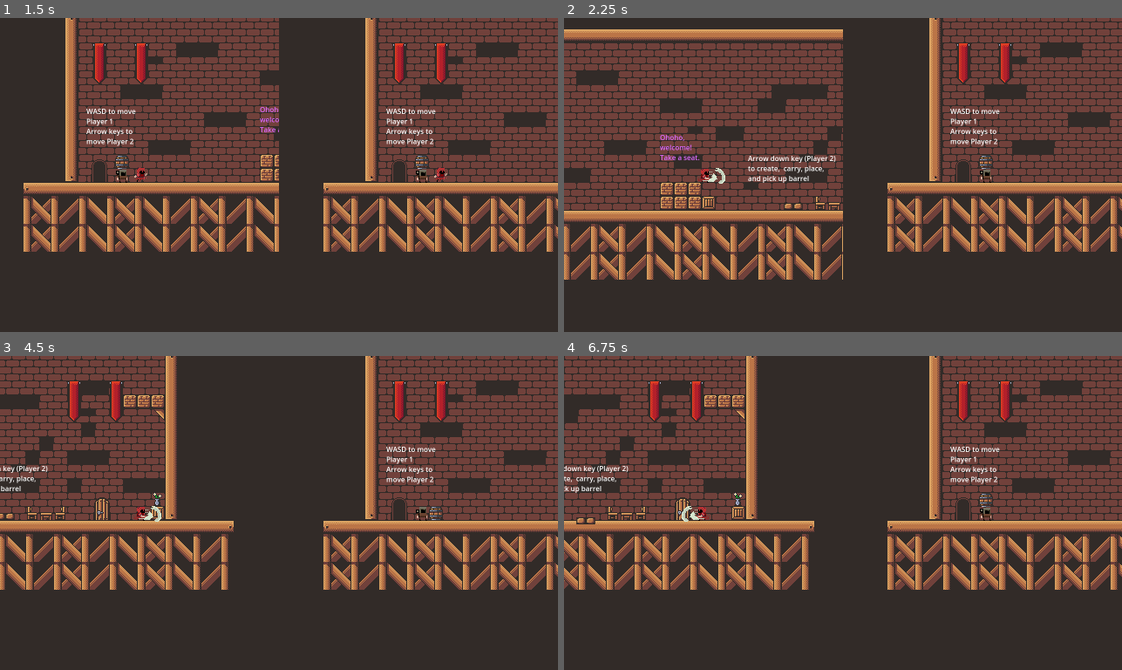
Above: before the commit, frames 1-4 (two rows, left to right).
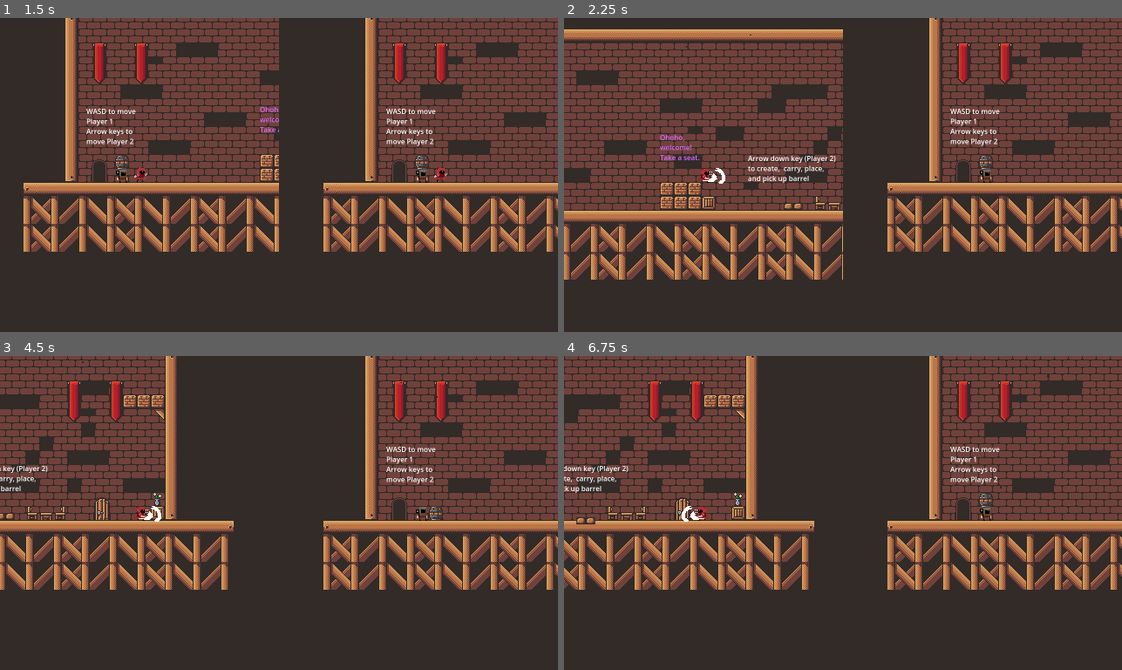
Above: after the commit, the same moments.

Repository: Darr3n2GG/Puzzle-Knights-2P-
Game: Godot game, scene res://Scenes/Main Menu/main_menu.tscn
The game is run twice, just before and just after one commit, with the same random seed, the same clock (stepped at 60 frames per second) and the same inputs. Sound files missing from this copy of the repository are replaced by a short silence.
Inputs:
- Up to frame 1 (1.5 s): click "Start Game" at 0.5 s; tap Enter at 1.25 s; hold D (1Right) from 1.28 s (still down); tap Down (2PlaceOrCarry) at 1.35 s
- Up to frame 2 (2.25 s): keep holding D (1Right); tap W (1Up) at 1.52 s; tap C (1Attack) at 2.1 s
- Up to frame 3 (4.5 s): tap W (1Up) at 2.27, 3.77 s; tap Down (2PlaceOrCarry) at 2.3, 2.85, 3.6 s; release D (1Right) at 2.78 s; hold A (1Left) 2.78-3.53 s; hold D (1Right) from 3.53 s (still down); tap C (1Attack) at 4.35 s
- Up to frame 4 (6.75 s): tap W (1Up) at 4.52, 5.27 s; tap Down (2PlaceOrCarry) at 4.55, 5.1, 5.85 s; release D (1Right) at 5.03 s; hold A (1Left) 5.03-5.78 s; hold D (1Right) 5.78-6.53 s; hold A (1Left) from 6.53 s (still down); tap C (1Attack) at 6.6 s

Frame 1 is identical in both runs. In frame 2, less than 0.1% of the frame differs, in the area x 21-34%, y 5-53%; in frame 3, less than 0.1%; in frame 4, less than 0.1%, in the area x 0-96%, y 0-53%.
Error in both runs: Cannot call method 'get_child' on a null value. (res://Resources/Global.gd:15)

Commit message:
ver 0.41
-added atmospheric FX
-added random music with music transitioning
-added text glow effect on slash
-added new ambience
-fixed issue where terrain detector for p2 would block picking up barrel

Diff:
--- a/Characters/Players/Player 1/player_1.tscn
+++ b/Characters/Players/Player 1/player_1.tscn
@@ -306,6 +306,7 @@
 
 [node name="Slash" type="AnimatedSprite2D" parent="."]
 visible = false
+modulate = Color(2, 2, 2, 1)
 position = Vector2(24, 0.5)
 sprite_frames = SubResource("SpriteFrames_ejgq3")
 animation = &"slash"
--- a/Characters/Players/Player 2/P2Place_Block.gd
+++ b/Characters/Players/Player 2/P2Place_Block.gd
@@ -23,13 +23,14 @@
 	if Input.is_action_just_pressed("2PlaceOrCarry"):
 		if block_in_scene == false:
 			Create_Block()
-		elif not $"../TerrainDetector".has_overlapping_bodies():
+		else:
 			match p2_states:
 				states.placed:
-					dist = p2.global_position.distance_to(placed_block.global_position)
-					if dist < 100:
-						Carry_Block()
-						p2_states = states.carry
+					if not $"../TerrainDetector".has_overlapping_bodies():
+						dist = p2.global_position.distance_to(placed_block.global_position)
+						if dist < 100:
+							Carry_Block()
+							p2_states = states.carry
 				states.carry:
 					Place_Block()
 					p2_states = states.placed
--- a/Puzzle Components/Door/door.gd
+++ b/Puzzle Components/Door/door.gd
@@ -9,6 +9,7 @@
 func _ready() -> void:
 	if not killable:
 		$AnimatableBody2D/Hurtbox_Component.monitoring = false
+		$AnimatableBody2D/noDMG_collision.disabled = false
 
 func _on_recieve_input(is_activated : bool) -> void:
 	output_class.activated = is_activated
--- a/Puzzle Components/Door/door.tscn
+++ b/Puzzle Components/Door/door.tscn
@@ -1,12 +1,15 @@
-[gd_scene load_steps=5 format=3 uid="uid://drnol0vfgck83"]
+[gd_scene load_steps=6 format=3 uid="uid://drnol0vfgck83"]
 
 [ext_resource type="Script" path="res://Puzzle Components/Door/door.gd" id="1_3x404"]
 [ext_resource type="PackedScene" uid="uid://c8f6t6wa8tuwh" path="res://Resources/Component/Hurtbox_Component.tscn" id="2_2kql4"]
 
 [sub_resource type="PhysicsMaterial" id="PhysicsMaterial_7thy5"]
 
+[sub_resource type="RectangleShape2D" id="RectangleShape2D_h5rtk"]
+size = Vector2(402.574, 34.877)
+
 [sub_resource type="RectangleShape2D" id="RectangleShape2D_6v6t1"]
-size = Vector2(359.338, 34.1086)
+size = Vector2(385.956, 34.1086)
 
 [node name="Door" type="Node2D"]
 scale = Vector2(0.0751381, 1.58318)
@@ -20,6 +23,12 @@
 [node name="CollisionPolygon2D" type="CollisionPolygon2D" parent="AnimatableBody2D"]
 polygon = PackedVector2Array(-292.794, 33.4769, -186.324, 33.4769, -186.324, -0.63164, 186.324, -0.63164, 186.324, 33.4769, 292.794, 33.4769, 292.794, -34.1086, -292.794, -34.1086)
 
+[node name="noDMG_collision" type="CollisionShape2D" parent="AnimatableBody2D"]
+position = Vector2(0, 16.1068)
+scale = Vector2(1, 1)
+shape = SubResource("RectangleShape2D_h5rtk")
+disabled = true
+
 [node name="Shape2D" type="Polygon2D" parent="AnimatableBody2D"]
 scale = Vector2(16.875, 16.875)
 color = Color(0.12549, 0.0901961, 0.00392157, 1)
@@ -31,6 +40,7 @@
 damage = 100.0
 
 [node name="CollisionShape2D" type="CollisionShape2D" parent="AnimatableBody2D/Hurtbox_Component"]
-position = Vector2(0, 16.4226)
+position = Vector2(6.65443, 16.4226)
+scale = Vector2(1, 1)
 shape = SubResource("RectangleShape2D_6v6t1")
 debug_color = Color(0.929412, 0, 0.121569, 0.227451)
--- /dev/null
+++ b/Resources/atmospheric_fx.tscn
@@ -0,0 +1,18 @@
+[gd_scene load_steps=2 format=3 uid="uid://bd4om4ovgfifr"]
+
+[sub_resource type="ParticleProcessMaterial" id="ParticleProcessMaterial_5eq0d"]
+lifetime_randomness = 0.5
+emission_shape = 3
+emission_box_extents = Vector3(300, 1, 1)
+particle_flag_disable_z = true
+gravity = Vector3(0, 10, 0)
+orbit_velocity_min = 0.0
+orbit_velocity_max = 0.0
+scale_max = 3.0
+color = Color(0.196078, 0.168627, 0.156863, 1)
+
+[node name="Atmospheric_FX" type="GPUParticles2D"]
+position = Vector2(237, -201)
+amount = 20
+process_material = SubResource("ParticleProcessMaterial_5eq0d")
+lifetime = 10.0
--- a/Scenes/Ambience.gd
+++ b/Scenes/Ambience.gd
@@ -1,15 +1,16 @@
 extends AudioStreamPlayer
 class_name ambience
 
-var music : AudioStreamPlayer
 
 func _ready() -> void:
 	play_music()
 
 func play_music() -> void:
-	music = get_child(randi_range(0,3))
-	stream = music.stream
+	$music_transition.start()
+
+func _on_music_transition_timeout() -> void:
 	play()
+
 
 func _on_finished() -> void:
 	play_music()
--- a/Scenes/Levels/level_1.tscn
+++ b/Scenes/Levels/level_1.tscn
@@ -6,6 +6,7 @@
 [ext_resource type="PackedScene" uid="uid://bcqvvf88xlpis" path="res://Characters/Players/Player 2/player_2.tscn" id="4_cgyt7"]
 [ext_resource type="PackedScene" uid="uid://bghlqie32d02s" path="res://Puzzle Components/pressure plate/pressure_plate.tscn" id="6_3pbem"]
 [ext_resource type="PackedScene" uid="uid://dcuhx8lvw2h2c" path="res://Puzzle Components/Exit Door/Exit_Door.tscn" id="7_jj0dv"]
+[ext_resource type="PackedScene" uid="uid://bd4om4ovgfifr" path="res://Resources/atmospheric_fx.tscn" id="7_kvi1k"]
 
 [sub_resource type="RectangleShape2D" id="RectangleShape2D_etg0b"]
 size = Vector2(16, 192)
@@ -113,3 +114,5 @@
 offset_right = 444.0
 offset_bottom = -102.0
 text = "Ohoho, welcome! Take a seat."
+
+[node name="Atmospheric_FX" parent="." instance=ExtResource("7_kvi1k")]
--- a/Scenes/Levels/level_2.tscn
+++ b/Scenes/Levels/level_2.tscn
@@ -8,6 +8,7 @@
 [ext_resource type="PackedScene" uid="uid://bghlqie32d02s" path="res://Puzzle Components/pressure plate/pressure_plate.tscn" id="5_orrw6"]
 [ext_resource type="PackedScene" uid="uid://dcuhx8lvw2h2c" path="res://Puzzle Components/Exit Door/Exit_Door.tscn" id="6_v3c68"]
 [ext_resource type="PackedScene" uid="uid://drnol0vfgck83" path="res://Puzzle Components/Door/door.tscn" id="7_0y2p1"]
+[ext_resource type="PackedScene" uid="uid://bd4om4ovgfifr" path="res://Resources/atmospheric_fx.tscn" id="9_tsu1c"]
 
 [sub_resource type="TileMapPattern" id="TileMapPattern_ifvb1"]
 tile_data = PackedInt32Array(0, 1, 5, 65536, 1, 6, 1, 65537, 5, 65537, 65537, 6, 2, 131073, 5, 65538, 131073, 6, 3, 196609, 5, 65539, 196609, 6, 4, 262145, 5, 65540, 262145, 6, 5, 327681, 5, 65541, 327681, 6, 6, 393217, 5, 65542, 393217, 6)
@@ -459,3 +460,6 @@
 offset_right = 280.0
 offset_bottom = -68.0
 text = "No? That's a shame."
+
+[node name="Atmospheric_FX" parent="." instance=ExtResource("9_tsu1c")]
+position = Vector2(237, -232)
--- a/Scenes/Levels/level_3.tscn
+++ b/Scenes/Levels/level_3.tscn
@@ -11,6 +11,7 @@
 [ext_resource type="PackedScene" uid="uid://djo7kll4eugwk" path="res://Creature/Barrel/Dummy.tscn" id="8_okv1c"]
 [ext_resource type="Script" path="res://Creature/Barrel/DummyE.gd" id="10_g2ssb"]
 [ext_resource type="PackedScene" uid="uid://n5ussthq3va2" path="res://Creature/Golem/Golem2.tscn" id="11_gof8c"]
+[ext_resource type="PackedScene" uid="uid://bd4om4ovgfifr" path="res://Resources/atmospheric_fx.tscn" id="12_ya1v4"]
 
 [sub_resource type="TileMapPattern" id="TileMapPattern_ifvb1"]
 tile_data = PackedInt32Array(0, 1, 5, 65536, 1, 6, 1, 65537, 5, 65537, 65537, 6, 2, 131073, 5, 65538, 131073, 6, 3, 196609, 5, 65539, 196609, 6, 4, 262145, 5, 65540, 262145, 6, 5, 327681, 5, 65541, 327681, 6, 6, 393217, 5, 65542, 393217, 6)
@@ -429,3 +430,6 @@
 
 [node name="TS Marker 2" type="Marker2D" parent="." groups=["TestSubject"]]
 position = Vector2(330, -6)
+
+[node name="Atmospheric_FX" parent="." instance=ExtResource("12_ya1v4")]
+position = Vector2(237, -216)
--- a/Scenes/Levels/level_4.tscn
+++ b/Scenes/Levels/level_4.tscn
@@ -9,6 +9,7 @@
 [ext_resource type="PackedScene" uid="uid://bghlqie32d02s" path="res://Puzzle Components/pressure plate/pressure_plate.tscn" id="7_0o1ek"]
 [ext_resource type="Script" path="res://Creature/Barrel/DummyE.gd" id="7_ob882"]
 [ext_resource type="PackedScene" uid="uid://drnol0vfgck83" path="res://Puzzle Components/Door/door.tscn" id="8_wtvmw"]
+[ext_resource type="PackedScene" uid="uid://bd4om4ovgfifr" path="res://Resources/atmospheric_fx.tscn" id="10_b2fke"]
 
 [sub_resource type="RectangleShape2D" id="RectangleShape2D_20xxw"]
 size = Vector2(16, 192)
@@ -165,5 +166,8 @@
 [node name="Door" parent="." instance=ExtResource("8_wtvmw")]
 position = Vector2(326, 88)
 scale = Vector2(0.414094, 0.709099)
-offset = Vector2(0, -240)
+offset = Vector2(0, -230)
 duration = 1.0
+
+[node name="Atmospheric_FX" parent="." instance=ExtResource("10_b2fke")]
+position = Vector2(256, -201)
--- a/Scenes/Levels/level_5.tscn
+++ b/Scenes/Levels/level_5.tscn
@@ -7,6 +7,7 @@
 [ext_resource type="PackedScene" uid="uid://bghlqie32d02s" path="res://Puzzle Components/pressure plate/pressure_plate.tscn" id="4_magxq"]
 [ext_resource type="PackedScene" uid="uid://drnol0vfgck83" path="res://Puzzle Components/Door/door.tscn" id="5_vooc1"]
 [ext_resource type="PackedScene" uid="uid://dcuhx8lvw2h2c" path="res://Puzzle Components/Exit Door/Exit_Door.tscn" id="6_gdt24"]
+[ext_resource type="PackedScene" uid="uid://bd4om4ovgfifr" path="res://Resources/atmospheric_fx.tscn" id="8_4pw7w"]
 
 [sub_resource type="RectangleShape2D" id="RectangleShape2D_4fmta"]
 size = Vector2(16, 112)
@@ -63,6 +64,7 @@
 size = Vector2(16, 192)
 
 [node name="level_5" type="Node2D"]
+position = Vector2(197, 0)
 
 [node name="TileMap" parent="." instance=ExtResource("1_b7swc")]
 layer_0/tile_data = PackedInt32Array(65518, 0, 0, 65519, 65536, 0, 65520, 131072, 0, 65521, 0, 0, 65522, 65536, 0, 6552 …(3330 unchanged characters)…
@@ -73,7 +75,7 @@
 position = Vector2(248, -204)
 
 [node name="Player 1" parent="." instance=ExtResource("4_i0wd6")]
-position = Vector2(-212, -26)
+position = Vector2(-212, -24)
 
 [node name="Player 2" parent="." instance=ExtResource("3_chwue")]
 position = Vector2(-182, -24)
@@ -179,3 +181,6 @@
 [node name="CollisionShape2D36" type="CollisionShape2D" parent="TileMapBaker"]
 position = Vector2(296, -80)
 shape = SubResource("RectangleShape2D_f3e48")
+
+[node name="Atmospheric_FX" parent="." instance=ExtResource("8_4pw7w")]
+position = Vector2(-31, -296)
--- a/Scenes/splitscreen.tscn
+++ b/Scenes/splitscreen.tscn
@@ -2,10 +2,22 @@
 
 [ext_resource type="Script" path="res://Scenes/splitscreen.gd" id="1_k0y43"]
 [ext_resource type="PackedScene" uid="uid://d0du3wbnslhxa" path="res://Scenes/Levels/level_1.tscn" id="2_1qqlr"]
-[ext_resource type="AudioStream" uid="uid://brblmadvao7gk" path="res://Music/levels 1-10/Now-We-Ride(chosic.com).mp3" id="3_2gtty"]
+[ext_resource type="AudioStream" uid="uid://bgqaofe5rkm55" path="res://Music/levels 1-10/Quiet Determination Ambient Music.mp3" id="3_dhdln"]
 [ext_resource type="Script" path="res://Scenes/Ambience.gd" id="3_ovo4f"]
-[ext_resource type="AudioStream" uid="uid://ccrdfps7h3oj4" path="res://Music/levels 1-10/keys-complex-141459.mp3" id="4_wi86y"]
-[ext_resource type="AudioStream" uid="uid://bp4tksvby552y" path="res://Music/levels 1-10/my-happy-piano-piano-amp-softpad-music-1648.mp3" id="5_gyo5p"]
+
+[sub_resource type="AudioStreamRandomizer" id="AudioStreamRandomizer_5io6i"]
+streams_count = 1
+random_pitch = 1.0
+random_volume_offset_db = 0.0
+stream_0/stream = ExtResource("3_dhdln")
+stream_0/weight = 1.0
+
+[sub_resource type="Environment" id="Environment_6uk76"]
+glow_enabled = true
+glow_strength = 2.0
+glow_bloom = 0.3
+glow_blend_mode = 0
+glow_hdr_threshold = 2.0
 
 [node name="Node" type="Node"]
 script = ExtResource("1_k0y43")
@@ -43,17 +55,15 @@
 [node name="RightCam" type="Camera2D" parent="HBoxContainer/RightViewportContainer/RightSubViewport"]
 
 [node name="Ambience" type="AudioStreamPlayer" parent="."]
+stream = SubResource("AudioStreamRandomizer_5io6i")
 script = ExtResource("3_ovo4f")
 
-[node name="Rumble" type="AudioStreamPlayer" parent="Ambience"]
-stream = ExtResource("3_2gtty")
-volume_db = -5.0
-autoplay = true
+[node name="music_transition" type="Timer" parent="Ambience"]
+wait_time = 10.0
+one_shot = true
 
-[node name="wii music ig?" type="AudioStreamPlayer" parent="Ambience"]
-stream = ExtResource("4_wi86y")
-
-[node name="happy" type="AudioStreamPlayer" parent="Ambience"]
-stream = ExtResource("5_gyo5p")
+[node name="WorldEnvironment" type="WorldEnvironment" parent="."]
+environment = SubResource("Environment_6uk76")
 
 [connection signal="finished" from="Ambience" to="Ambience" method="_on_finished"]
+[connection signal="timeout" from="Ambience/music_transition" to="Ambience" method="_on_music_transition_timeout"]
Empty file added: Characters/Players/Player 1/slash.gdshader
Not shown, added: Music/levels 1-10/Quiet Determination Ambient Music.mp3.import
Not shown: 1 places in Scenes/Levels/level_1.tscn that only renumber resources
Not shown: 1 places in Scenes/Levels/level_2.tscn that only renumber resources
Not shown: 1 places in Scenes/Levels/level_3.tscn that only renumber resources
Not shown: 1 places in Scenes/Levels/level_4.tscn that only renumber resources
Not shown: 1 places in Scenes/Levels/level_5.tscn that only renumber resources
Not shown, added: Music/levels 1-10/Quiet Determination Ambient Music.mp3
